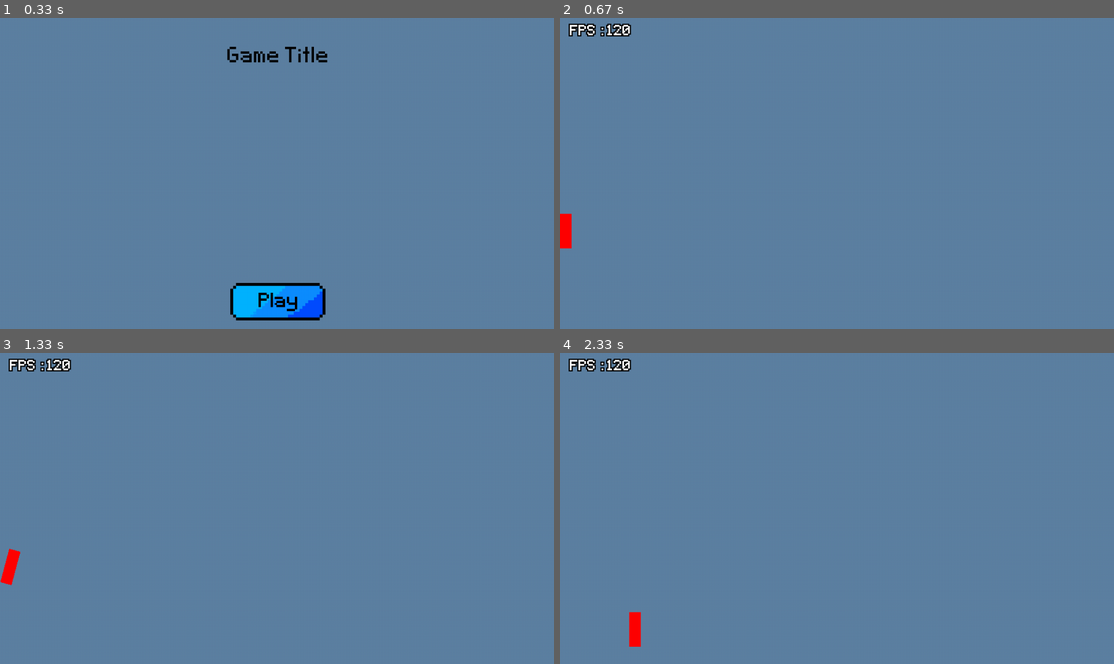
Above: before the commit, frames 1-4 (two rows, left to right).
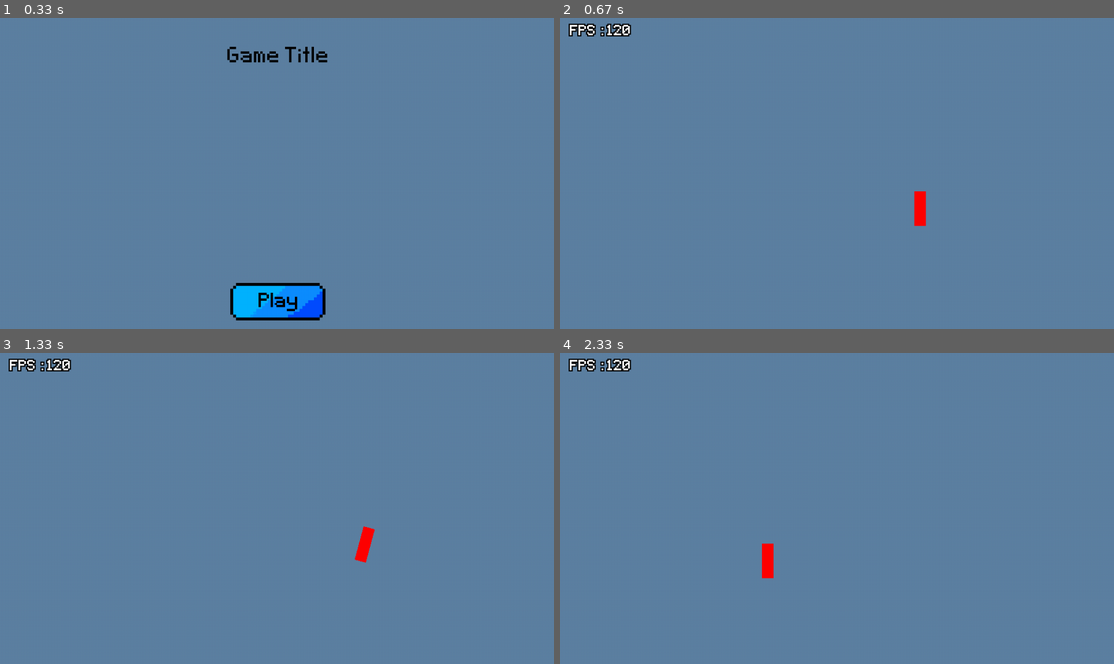
Above: after the commit, the same moments.

Repository: mementojunior123/block_dude_ml
Game: pygame game, started from main.py
The game is run twice, just before and just after one commit, with the same random seed, the same clock (stepped at 60 frames per second) and the same inputs.
Inputs (mouse positions are in pixels of both pictures, inside the frame that each line leads up to):
- Up to frame 1 (0.33 s): no input
- Up to frame 2 (0.67 s): press the mouse at (837, 301) at 0.37 s; move the mouse to (859, 198) at 0.47 s; release the mouse at (886, 98) at 0.6 s
- Up to frame 3 (1.33 s): hold P 0.67-1.13 s; hold D 0.67-1.13 s; hold P from 1.17 s (still down); tap E at 1.23 s
- Up to frame 4 (2.33 s): tap E at 1.53 s; release P at 1.63 s; tap Esc at 1.67 s; press the mouse at (837, 636) at 2.03 s; move the mouse to (892, 573) at 2.13 s; release the mouse at (947, 511) at 2.27 s

Frame 1 is identical in both runs. In frame 2, 0.5% of the frame differs, in the area x 0-67%, y 55-75%; in frame 3, 0.5%; in frame 4, 0.5%, in the area x 12-39%, y 61-95%.

Commit message:
Implemented game states

Diff:
--- a/game/game_module.py
+++ b/game/game_module.py
@@ -15,13 +15,6 @@
 from utils.ui.brightness_overlay import BrightnessOverlay
 from game.game_states import GameState, GameStates
 
-class GameStates:
-    def __init__(self) -> None:
-        self.transition = 'Transition'
-        self.normal = 'Normal'
-        self.paused = 'Paused'
-
-
 class Game:
     font_40 = pygame.Font('assets/fonts/Pixeltype.ttf', 40)
     font_50 = pygame.Font('assets/fonts/Pixeltype.ttf', 50)
@@ -29,67 +22,65 @@
     font_70 = pygame.Font('assets/fonts/Pixeltype.ttf', 70)
 
     def __init__(self) -> None:
-        self.STATES : GameStates = GameStates()
+        self.STATES = GameStates
 
         self.active : bool = False
-        self.state : None|str = None
-        self.prev_state : None|str = None
+        self.state : None|GameState = None
         self.game_timer : Timer|None = None
         self.game_data : dict|None = {}
 
 
 
-    def start_game(self):
+    def start_game(self, mode : str = 'test'):
         self.active = True
-        self.state = self.STATES.normal
-        self.prev_state = None
         self.game_timer = Timer(-1)
         self.game_data = {}
         self.make_connections()
 
-        player : TestPlayer = TestPlayer.spawn(pygame.Vector2(random.randint(0, 960),random.randint(0, 540)))
+        if mode == 'test':
+            self.state = self.STATES.TestGameState(self)
+        elif mode == 'MapEditor':
+            self.state = self.STATES.MapEditorGameState(self)
+
+
+
         #Setup varaibles
 
     def make_connections(self):
         core_object.event_manager.bind(pygame.KEYDOWN, self.handle_key_event)
+        core_object.event_manager.bind(pygame.KEYUP, self.handle_key_event)
+
+        core_object.event_manager.bind(pygame.MOUSEBUTTONDOWN, self.handle_mouse_event)
+        core_object.event_manager.bind(pygame.MOUSEBUTTONUP, self.handle_mouse_event)
+        core_object.event_manager.bind(pygame.MOUSEMOTION, self.handle_mouse_event)
 
     def remove_connections(self):
         core_object.event_manager.unbind(pygame.KEYDOWN, self.handle_key_event)
+        core_object.event_manager.unbind(pygame.KEYUP, self.handle_key_event)
+
+        core_object.event_manager.unbind(pygame.MOUSEBUTTONDOWN, self.handle_mouse_event)
+        core_object.event_manager.unbind(pygame.MOUSEBUTTONUP, self.handle_mouse_event)
+        core_object.event_manager.unbind(pygame.MOUSEMOTION, self.handle_mouse_event)
 
     def handle_key_event(self, event : pygame.Event):
-        if event.type == pygame.KEYDOWN:
-            if event.key == pygame.K_p:
-                if self.state == self.STATES.paused:
-                    self.unpause()
-                elif self.state == self.STATES.normal:
-                    self.pause()
+        self.state.handle_key_event(event)
+
+    def handle_mouse_event(self, event : pygame.Event):
+        self.state.handle_mouse_event(event)
 
     def main_logic(self, delta : float):
         pass
 
     def pause(self):
         if not self.active: return
-        if self.state == self.STATES.paused: return
-        self.game_timer.pause()
-        window_size = core_object.main_display.get_size()
-        pause_ui1 = BrightnessOverlay(-60, pygame.Rect(0,0, *window_size), 0, 'pause_overlay', zindex=999)
-        pause_ui2 = TextSprite(pygame.Vector2(window_size[0] // 2, window_size[1] // 2), 'center', 0, 'Paused', 'pause_text', None, None, 1000,
-                               (self.font_70, 'White', False), ('Black', 2), colorkey=(0, 255, 0))
-        core_object.main_ui.add(pause_ui1)
-        core_object.main_ui.add(pause_ui2)
-        self.prev_state = self.state
-        self.state = self.STATES.paused
+        self.state.pause()
 
     def unpause(self):
         if not self.active: return
-        if self.state != self.STATES.paused: return
-        self.game_timer.unpause()
-        pause_ui1 = core_object.main_ui.get_sprite('pause_overlay')
-        pause_ui2 = core_object.main_ui.get_sprite('pause_text')
-        if pause_ui1: core_object.main_ui.remove(pause_ui1)
-        if pause_ui2: core_object.main_ui.remove(pause_ui2)
-        self.state = self.prev_state
-        self.prev_state = None
+        self.state.unpause()
+
+    def is_paused(self):
+        return not isinstance(self.state, self.STATES.PausedGameState)
 
 
     def fire_gameover_event(self, goto_result_screen : bool = True):
@@ -104,7 +95,6 @@
         #Cleanup basic variables
         self.active = False
         self.state = None
-        self.prev_state = None
         self.game_timer = None
         self.game_data.clear()
 
--- a/game/game_states.py
+++ b/game/game_states.py
@@ -31,6 +31,9 @@
     def handle_key_event(self, event : pygame.Event):
         pass
 
+    def handle_mouse_event(self, event : pygame.Event):
+        pass
+
 class NormalGameState(GameState):
     def main_logic(self, delta : float):
         pass
@@ -44,15 +47,52 @@
                                (self.game.font_70, 'White', False), ('Black', 2), colorkey=(0, 255, 0))
         core_object.main_ui.add(pause_ui1)
         core_object.main_ui.add(pause_ui2)
-        self.game.state = PausedGameState(self.game)
+        self.game.state = PausedGameState(self.game, self)
 
     def handle_key_event(self, event : pygame.Event):
-        if event.type == pygame.K_p:
-            self.pause()
+        if event.type == pygame.KEYDOWN:
+            if event.key == pygame.K_p:
+                self.pause()
+
+class TestGameState(GameState):
+    def __init__(self, game_object : 'Game'):
+        super().__init__(game_object)
+        player : TestPlayer = TestPlayer.spawn(pygame.Vector2(random.randint(0, 960),random.randint(0, 540)))
+
+    def main_logic(self, delta : float):
+        pass
+
+    def pause(self):
+        if not self.game.active: return
+        self.game.game_timer.pause()
+        window_size = core_object.main_display.get_size()
+        pause_ui1 = BrightnessOverlay(-60, pygame.Rect(0,0, *window_size), 0, 'pause_overlay', zindex=999)
+        pause_ui2 = TextSprite(pygame.Vector2(window_size[0] // 2, window_size[1] // 2), 'center', 0, 'Paused', 'pause_text', None, None, 1000,
+                               (self.game.font_70, 'White', False), ('Black', 2), colorkey=(0, 255, 0))
+        core_object.main_ui.add(pause_ui1)
+        core_object.main_ui.add(pause_ui2)
+        self.game.state = PausedGameState(self.game, self)
+
+    def handle_key_event(self, event : pygame.Event):
+        if event.type == pygame.KEYDOWN:
+            if event.key == pygame.K_p:
+                self.pause()
+
 
 class MapEditorGameState(NormalGameState):
+    MAP_SIZE : tuple[int, int] = (10,10)
+    MAP_SCALE : int = 20
+    def __init__(self, game_object : 'Game'):
+        self.game = game_object
+
     def main_logic(self, delta : float):
-        super().main_logic(delta)
+        pass
+
+    def handle_key_event(self, event):
+        super().handle_key_event(event)
+        if event.type == pygame.KEYDOWN:
+            if event.key == pygame.K_o:
+                pass
 
 class PausedGameState(GameState):
     def __init__(self, game_object : 'Game', previous : GameState):
@@ -69,8 +109,9 @@
         self.game.state = self.previous_state
 
     def handle_key_event(self, event : pygame.Event):
-        if event.type == pygame.K_p:
-            self.unpause()
+        if event.type == pygame.KEYDOWN:
+            if event.key == pygame.K_p:
+                self.unpause()
 
 def runtime_imports():
     global Game
@@ -84,7 +125,8 @@
     from game.test_player import TestPlayer
 
 
-class GameStates(Enum):
+class GameStates:
     NormalGameState = NormalGameState
     MapEditorGameState = MapEditorGameState
     PausedGameState = PausedGameState
+    TestGameState = TestGameState
--- /dev/null
+++ b/game/map_sprites.py
@@ -0,0 +1,6 @@
+import pygame
+from game.sprite import Sprite
+from core.core import core_object
+
+from utils.animation import Animation
+from utils.pivot_2d import Pivot2D
--- a/main.py
+++ b/main.py
@@ -47,6 +47,8 @@
 
 core.menu.init()
 core.game.init()
+import game.game_states as game_state_module
+game_state_module.runtime_imports()
 
 clock = pygame.Clock()
 font_40 = pygame.font.Font('assets/fonts/Pixeltype.ttf', 40)
@@ -114,7 +116,7 @@
             core.menu.update(core.dt)
             core.menu.render(window)
         else:
-            if core.game.state != core.game.STATES.paused:
+            if not isinstance(core.game.state, core.game.STATES.PausedGameState):
                 Sprite.update_all_sprites(core.dt)
                 Sprite.update_all_registered_classes(core.dt)
                 core.game.main_logic(core.dt)
